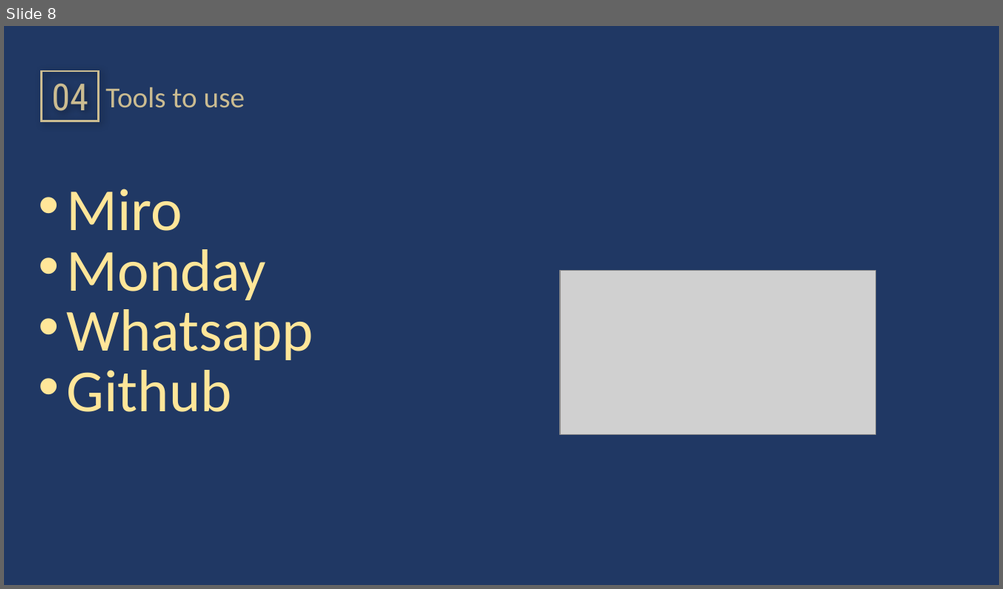
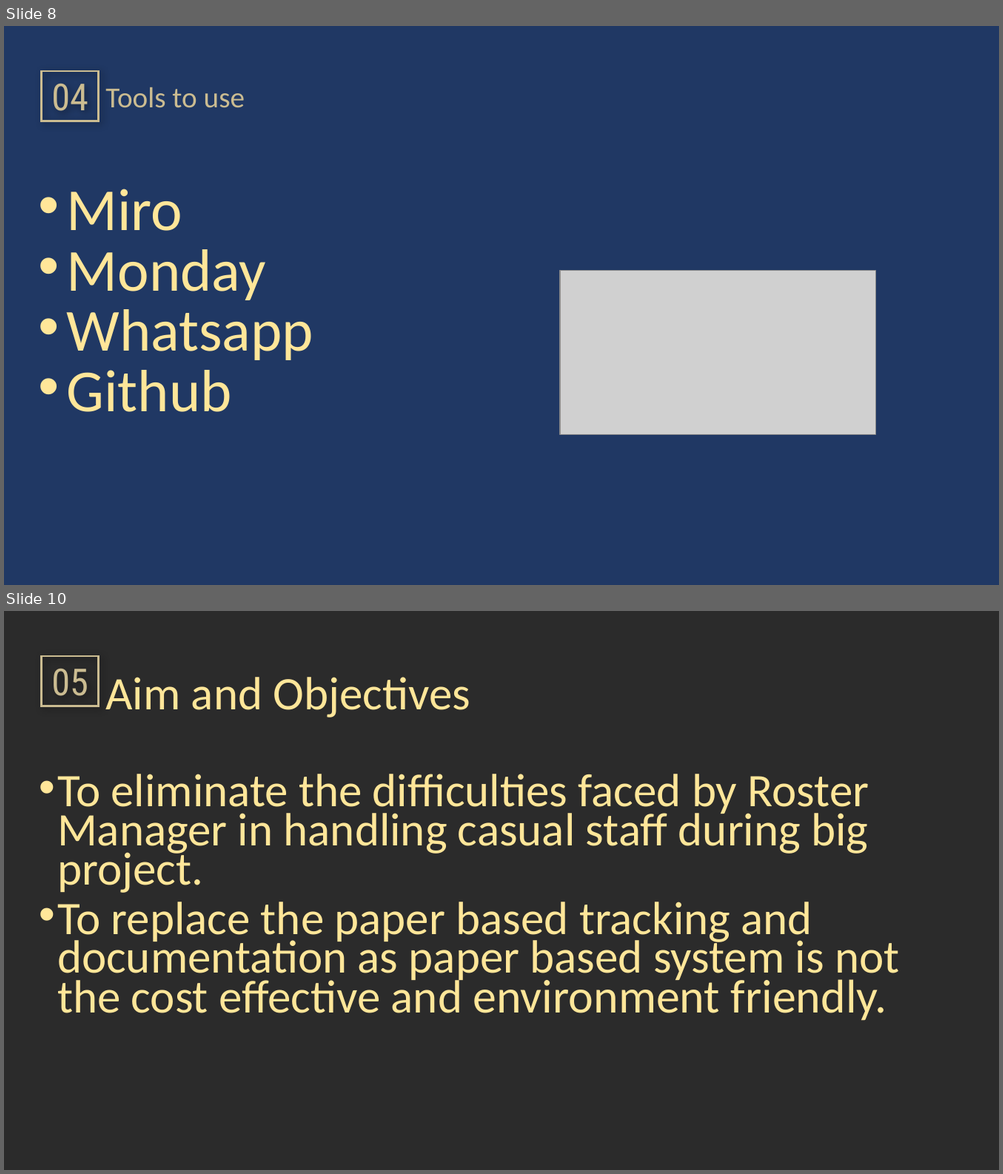
Before and after one commit to Ruixiaoke/Roster-Management-System, a slide deck: document/ppt.pptx. Shown one above the other, each under a label of ours: slide 8 before the commit, slides 8 and 10 after it; the slides between them are not shown. The pictures are 1003x589 and 1003x1174 pixels, drawn with LibreOffice and Linux fonts; fonts in the diff are those of the drawing; grey boxes stand for pictures; background and template pictures are left out; a plain dark background stands for a picture behind light text. Boxes give left, top, right and bottom in pixels: in the first picture for what was removed or moved away, otherwise in the second. Text is boxed around its words. In the diff, an @@ line names an element or a change of style, - is before the commit and + after.

```diff
--- a/document/ppt.pptx
+++ b/document/ppt.pptx
@@ slide 10 added at [4,611,999,1170], background picture (left out) @@
@@ rectangle added at [41,655,98,706], outline #CBBC91 2 pt, 36 pt, text #CBBC91 @@
+05
@@ text added at [105,677,470,718], 45 pt, text #FFE699 @@
+Aim and Objectives
@@ text added at [57,774,899,1021], 45 pt, text #FFE699 @@
+• To eliminate the difficulties faced by Roster Manager in handling casual staff during big project.
+• To replace the paper based tracking and documentation as paper based system is not the cost effective and environment friendly.
```
Also in this commit, not shown: 4 slides changed, 1 other slide added.
